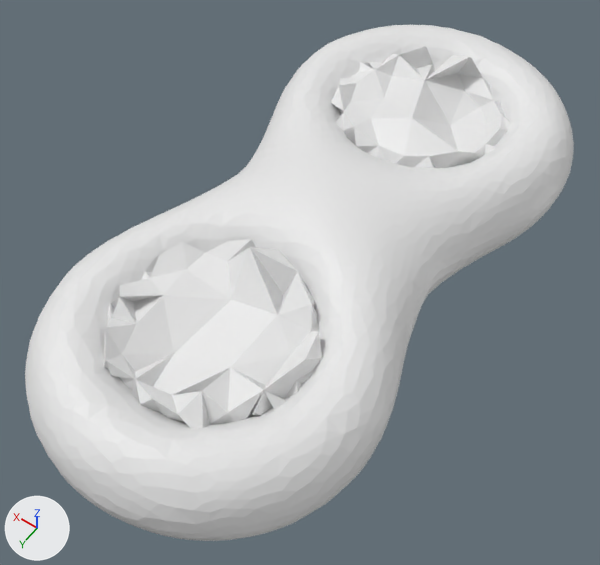
An edit to the OBJ model data/eight.obj, drawn before and after from the same camera.
Rendered twice from a camera (50 mm lens) standing at (-1.1, 1.73, 2.33) and looking at (0.01, 0.18, -0.11). The axes (+X, +Y, +Z) are drawn at lower left. The lights are the same throughout. Where no turn or scale is listed for an object, it has been applied to the vertices.

The first picture shows 'eight'.
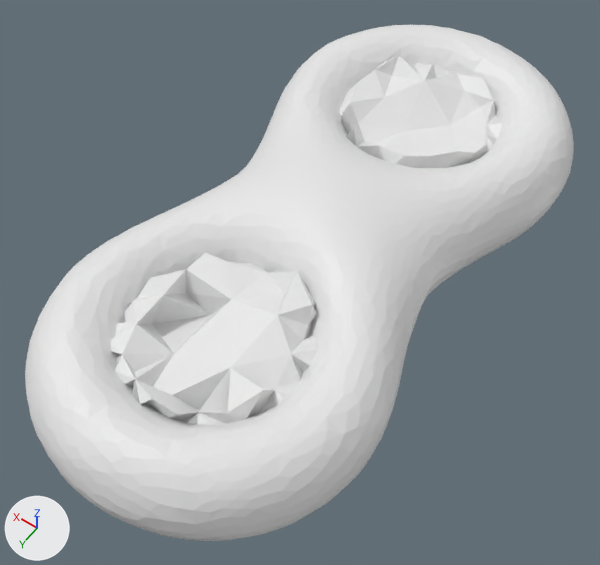
Changed parts and their boxes [x1, y1, x2, y2] in the pictures (600 x 565 px):
part 1 of me_eight, built on: before [104, 239, 322, 428]; after [104, 248, 322, 429]
part 2 of me_eight, built on: before [331, 46, 511, 156]; after [337, 54, 510, 168]

What the commit changed:
me_eight is used by ob_eight; location (0.0, 0.0, 0.0).
me_eight had 3243 vertices, 6496 faces and spanned x -0.61..0.61, y -1.27..1.27, z -0.26..0.26.
me_eight now has 3337 vertices, 6680 faces and spans x -0.61..0.61, y -1.27..1.27, z -0.26..0.26.
me_eight part 1: 23 vertices removed from x -0.33..0.34, y 0.3..0.97, z -0.22..0.26; 76 vertices added at x -0.32..0.31, y 0.33..0.96, z -0.13..0.14.
me_eight part 2: 10 vertices removed from x -0.31..0.32, y -0.96..-0.46, z -0.2..0.25; 51 vertices added at x -0.31..0.32, y -0.97..-0.35, z -0.11..0.12.
